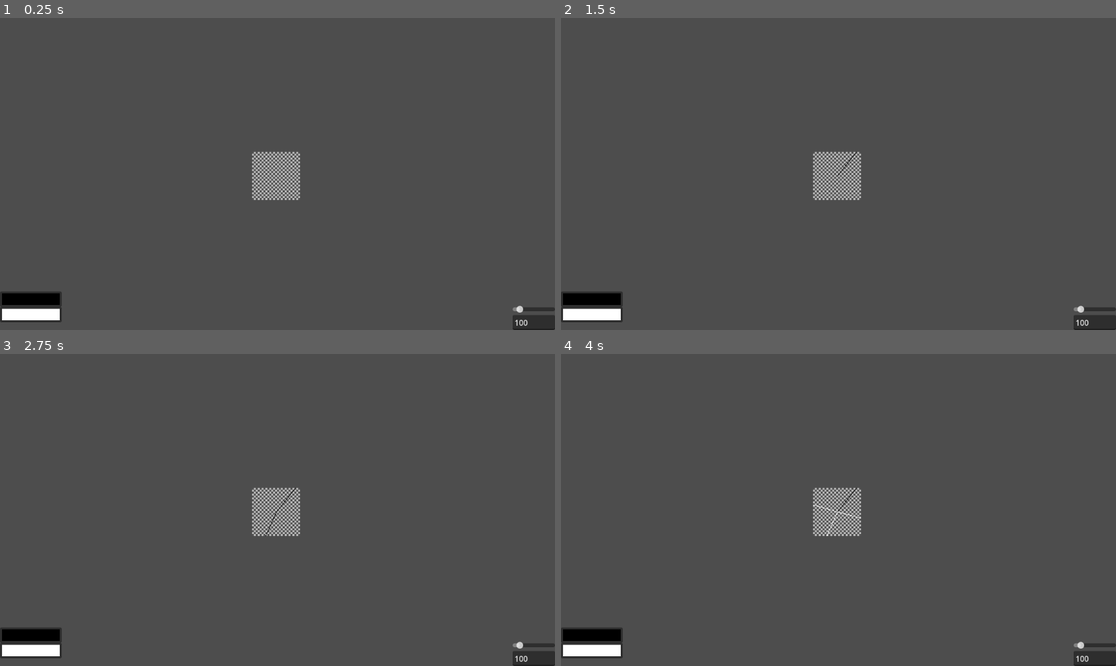
Above: before the commit, frames 1-4 (two rows, left to right).
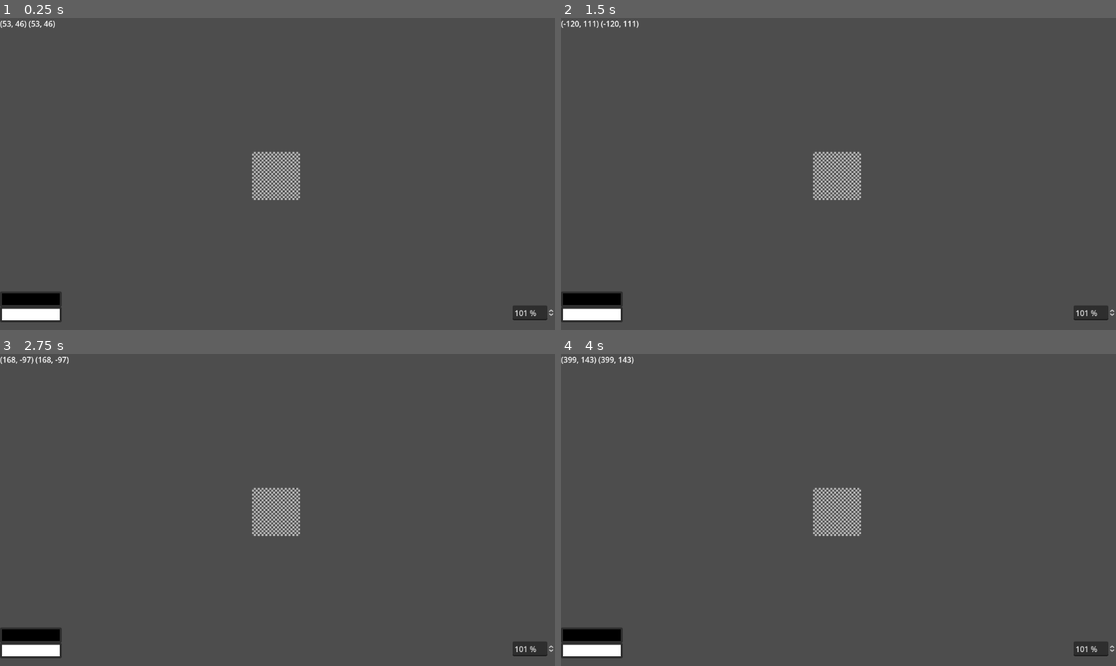
Above: after the commit, the same moments.

Repository: Shidoengie/PIxGD-GD4
Game: Godot game, scene res://Scenes/Main/control.tscn
Two runs of this game, one before a commit and one after it. Both use one fixed random seed, a clock stepped at 60 frames per second and the inputs below.
Inputs (mouse positions are in pixels of both pictures, inside the frame that each line leads up to):
- Up to frame 1 (0.25 s): no input
- Up to frame 2 (1.5 s): tap Enter at 0.5 s; drag from (838, 177) to (894, 105) at 0.52 s; tap Space at 1.25 s; drag from (727, 189) to (810, 236) at 1.27 s
- Up to frame 3 (2.75 s): move the mouse to (333, 441) at 2.02 s; hold Right mouse button (mouseRight_2nd) from 2.03 s (still down); click (333, 441) at 2.17 s
- Up to frame 4 (4 s): release Right mouse button (mouseRight_2nd) at 2.75 s; tap Enter at 2.75 s; drag from (810, 572) to (672, 463) at 2.77 s; move the mouse to (1005, 556) at 3.52 s; hold Middle mouse button (mouseMiddle_3rd) from 3.53 s (still down); click (1005, 556) at 3.67 s

The runs differ from the first frame. In frame 1, 0.5% of the frame differs, in the area x 0-100%, y 0-100%; in frame 2, 0.5%; in frame 3, 0.5%; in frame 4, 0.6%.

Commit message:
improved single pixel placement

Diff:
--- a/Scenes/Canvas/Canvas.tscn
+++ b/Scenes/Canvas/Canvas.tscn
@@ -32,6 +32,7 @@
 layout_mode = 3
 anchors_preset = 0
 script = ExtResource("1_5xl5u")
+canvas_size = Vector2(100, 100)
 
 [node name="Container" type="ColorRect" parent="."]
 material = SubResource("2")
@@ -41,6 +42,7 @@
 
 [node name="SubViewportContainer" type="SubViewportContainer" parent="."]
 texture_filter = 1
+layout_mode = 0
 offset_right = 40.0
 offset_bottom = 40.0
 
--- a/Scenes/Canvas/src/Control.gd
+++ b/Scenes/Canvas/src/Control.gd
@@ -1,13 +1,15 @@
 extends Control
 
 signal zoom_changed(value)
-@export var canvas_size = Vector2(100,100)
+@export var current_tool = BrushInfo.ToolEnum.PEN
+@export var canvas_size = Vector2(20,20)
 @onready var DrawSurface = get_node("%DrawSurface")
 @onready var CanvasCamera = $CanvasCamera
 @onready var DrawControl = $DrawControl
 # Called when the node enters the scene tree for the first time.
 func _ready():
 	DrawSurface.size = canvas_size
+	BrushInfo.current_tool = current_tool
 	DrawControl.size = canvas_size+Vector2.ONE
 	$Container.size = canvas_size
 	$DrawControl/MainDrawView.size = canvas_size
--- a/Scenes/Canvas/src/Draw.gd
+++ b/Scenes/Canvas/src/Draw.gd
@@ -4,18 +4,24 @@
 var current_color : Color
 func _draw():
 
-
 	match BrushInfo.current_tool:
 		BrushInfo.ToolEnum.PEN:
-			if not canPaint:
-				return
-			draw_circle(BrushInfo.current_position,BrushInfo.size,current_color)
+			_paint(current_color)
+		BrushInfo.ToolEnum.ERASOR:
+			_paint(Color.TRANSPARENT)
 		BrushInfo.ToolEnum.LINE:
 			if Input.is_action_just_released("mouseLeft_1st") or Input.is_action_just_released("mouseRight_2nd"):
 				draw_line(BrushInfo.click_position,BrushInfo.current_position,current_color,BrushInfo.size)
 		_:
 			pass
-
+func _paint(color):
+	if not canPaint:
+		return
+	if BrushInfo.size == 1:
+		var single_pixel_rect = Rect2(Vector2i(BrushInfo.current_position),Vector2(BrushInfo.size,BrushInfo.size))
+		draw_rect(single_pixel_rect,color)
+		return
+	draw_circle(BrushInfo.current_position,BrushInfo.size,color)
 
 func _process(delta):
 	current_color = BrushInfo.primary_color if BrushInfo.is_primary else BrushInfo.secondary_color
--- a/Scenes/Canvas/src/DrawControl.gd
+++ b/Scenes/Canvas/src/DrawControl.gd
@@ -3,20 +3,18 @@
 signal mouse_moved(prev_mousePos,mousePos)
 signal paint(primary)
 signal notPainting
-# Declare member variables here. Examples:
-# var a = 2
-# var b = "text"
+var is_primary = true
 
-var is_primary = true
-# Called when the node enters the scene tree for the first time.
-func _ready():
-	pass # Replace with function body.
 func _process(delta):
 	BrushInfo.last_position = BrushInfo.current_position
 	BrushInfo.current_position = get_local_mouse_position()
 
+# Called when the node enters the scene tree for the first time.
+func _ready():
+	pass # Replace with function body.
+
+
 func _gui_input(event):
-
 
 	if Input.is_action_just_pressed("mouseLeft_1st") or Input.is_action_just_pressed("mouseRight_2nd"):
 		BrushInfo.click_position = get_local_mouse_position()
--- a/Scenes/Main/control.tscn
+++ b/Scenes/Main/control.tscn
@@ -28,41 +28,31 @@
 offset_right = 128.0
 offset_bottom = 632.0
 
-[node name="ZoomEdit" type="VBoxContainer" parent="CanvasLayer"]
-anchors_preset = 3
-anchor_left = 1.0
-anchor_top = 1.0
-anchor_right = 1.0
-anchor_bottom = 1.0
-offset_left = -88.0
-offset_top = -51.0
-grow_horizontal = 0
-grow_vertical = 0
-
-[node name="ZoomSlider" type="HSlider" parent="CanvasLayer/ZoomEdit"]
+[node name="ZoomInput" type="SpinBox" parent="CanvasLayer"]
 unique_name_in_owner = true
-custom_minimum_size = Vector2(88, 0)
-layout_mode = 2
-size_flags_horizontal = 0
-min_value = 50.0
+offset_left = 1064.0
+offset_top = 597.0
+offset_right = 1152.0
+offset_bottom = 628.0
+min_value = 1.0
 max_value = 1000.0
-step = 100.0
-value = 150.0
+step = 25.0
+value = 101.0
+rounded = true
 allow_greater = true
 allow_lesser = true
+suffix = "%"
 
-[node name="ZoomInput" type="LineEdit" parent="CanvasLayer/ZoomEdit"]
-unique_name_in_owner = true
-layout_mode = 2
-text = "100"
-virtual_keyboard_type = 2
+[node name="Label" type="Label" parent="CanvasLayer"]
+offset_right = 40.0
+offset_bottom = 23.0
 
 [node name="Canvas" parent="." instance=ExtResource("2_5k4kc")]
 unique_name_in_owner = true
+offset_top = 152.0
+offset_bottom = 152.0
 
 [connection signal="color_changed" from="CanvasLayer/PrimaryColorPicker" to="." method="_on_primary_color_picker_color_changed"]
 [connection signal="color_changed" from="CanvasLayer/SecondaryColorPicker" to="." method="_on_secondary_color_picker_color_changed"]
-[connection signal="drag_ended" from="CanvasLayer/ZoomEdit/ZoomSlider" to="." method="_on_zoom_slider_drag_ended"]
-[connection signal="value_changed" from="CanvasLayer/ZoomEdit/ZoomSlider" to="." method="_on_zoom_slider_value_changed"]
-[connection signal="text_submitted" from="CanvasLayer/ZoomEdit/ZoomInput" to="." method="_on_zoom_input_text_submitted"]
+[connection signal="value_changed" from="CanvasLayer/ZoomInput" to="." method="_on_zoom_input_value_changed"]
 [connection signal="zoom_changed" from="Canvas" to="." method="_on_canvas_zoom_changed"]
--- a/Scenes/Main/mainscreen.gd
+++ b/Scenes/Main/mainscreen.gd
@@ -1,5 +1,4 @@
 extends Control
-@onready var ZoomSlider = %ZoomSlider
 @onready var ZoomInput = %ZoomInput
 @onready var Canvas = %Canvas
 
@@ -8,32 +7,18 @@
 	%PrimaryColorPicker.color = BrushInfo.primary_color
 	%SecondaryColorPicker.color = BrushInfo.secondary_color
 func _process(delta):
-	pass
-
-func _on_canvas_zoom_changed(value):
-	ZoomInput.text = str(round(value.x*100))
-	ZoomSlider.value = value.x*100
-func _on_zoom_input_text_submitted(new_text:String):
-	if not new_text.is_valid_int():
-		ZoomInput.text = str(round(Global.canvas_zoom.x*100))
-		return
-	ZoomSlider.value = int(new_text)
-	Canvas.update_zoom(Vector2(ZoomSlider.value,ZoomSlider.value)/100)
-
-func _on_zoom_slider_value_changed(value):
-	ZoomInput.text = str(round(value))
-
-
-func _on_zoom_slider_drag_ended(value_changed):
-	if value_changed:
-		var zoomVec = Vector2(ZoomSlider.value,ZoomSlider.value)/100
-		Canvas.update_zoom(zoomVec)
-		Global.canvas_zoom = zoomVec
-
+	$CanvasLayer/Label.text = str(BrushInfo.last_position)+" "+str(BrushInfo.current_position)
 
 func _on_primary_color_picker_color_changed(color):
 	BrushInfo.primary_color = color
 
-
 func _on_secondary_color_picker_color_changed(color):
 	BrushInfo.secondary_color = color
+
+
+func _on_zoom_input_value_changed(value):
+	Canvas.update_zoom(Vector2(value,value)/100)
+
+
+func _on_canvas_zoom_changed(value):
+	ZoomInput.value = value.x*100
--- a/src/BrushInfo.gd
+++ b/src/BrushInfo.gd
@@ -1,7 +1,7 @@
 extends Node
 
-enum ToolEnum {PEN,LINE}
-var current_tool = ToolEnum.LINE as ToolEnum
+enum ToolEnum {PEN,LINE,ERASOR}
+var current_tool = ToolEnum.ERASOR as ToolEnum
 var current_position = Vector2.ZERO
 var last_position = Vector2.ZERO
 var click_position = Vector2.ZERO
